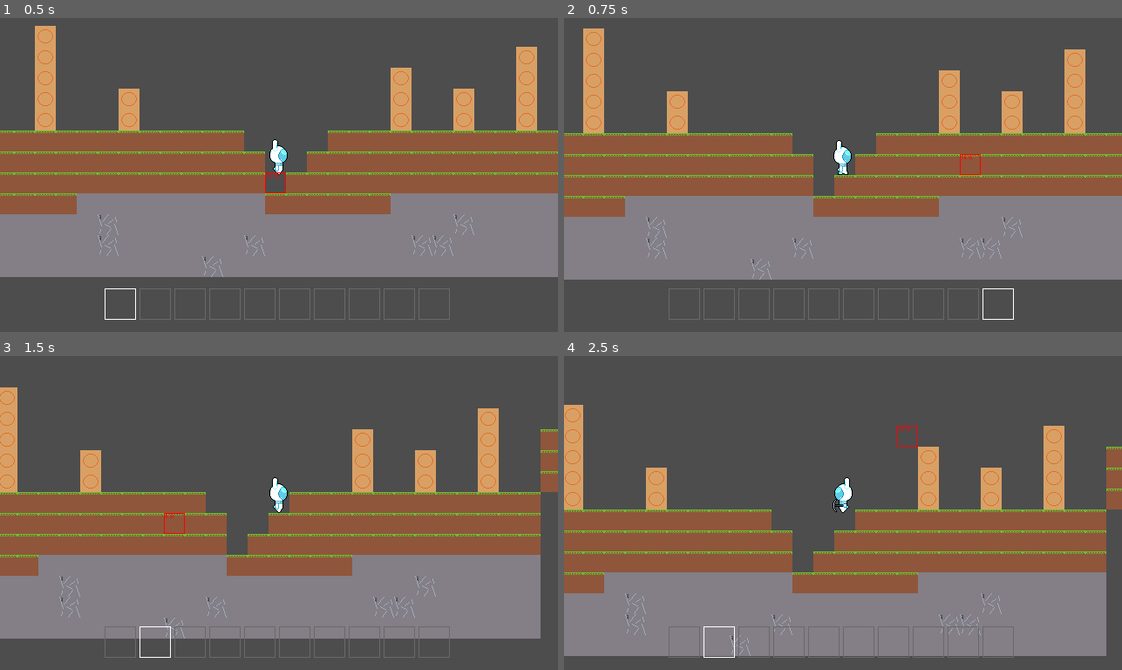
Above: before the commit, frames 1-4 (two rows, left to right).
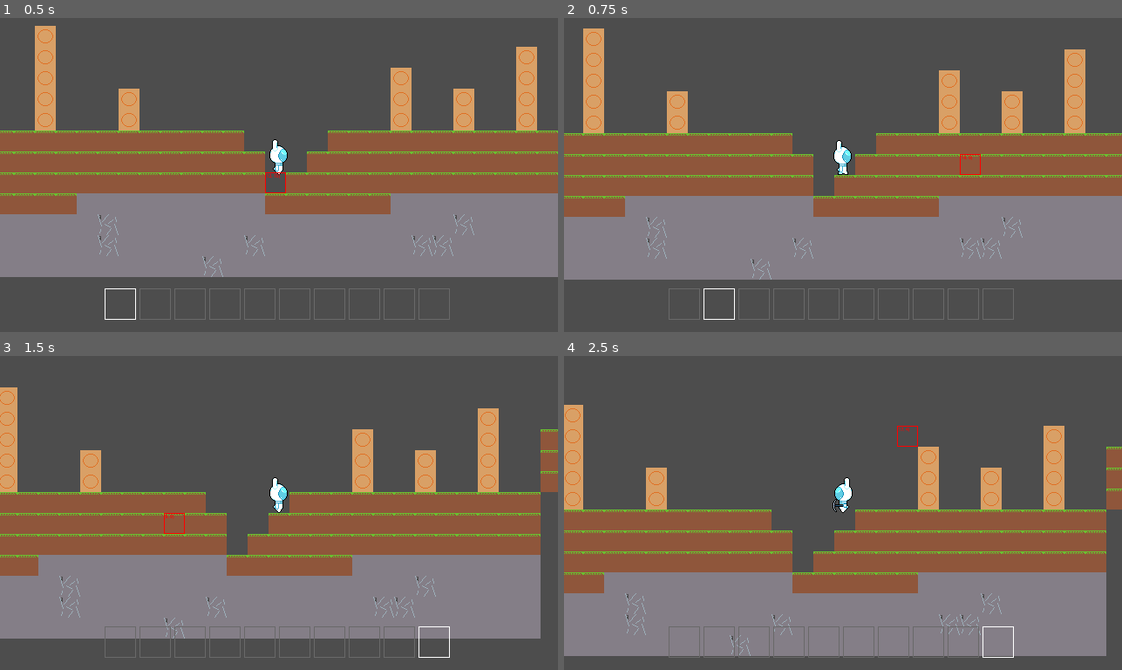
Above: after the commit, the same moments.

Repository: GriffinRio/Game-likeJam10
Game: Godot game, scene res://main.tscn
The game is run twice, just before and just after one commit, with the same random seed, the same clock (stepped at 60 frames per second) and the same inputs.
Inputs (mouse positions are in pixels of both pictures, inside the frame that each line leads up to):
- Up to frame 1 (0.5 s): no input
- Up to frame 2 (0.75 s): move the mouse to (965, 159) at 0.52 s; hold D (Move_Right) from 0.53 s (still down); hold Mouse wheel down (Switch_Item_Down) from 0.53 s (still down)
- Up to frame 3 (1.5 s): keep holding D (Move_Right); tap W (Jump) at 0.77 s; tap Mouse wheel up (Switch_Item_Up) at 0.8, 1.35 s; move the mouse to (167, 528) at 1.27 s; release Mouse wheel down (Switch_Item_Down) at 1.28 s
- Up to frame 4 (2.5 s): tap W (Jump) at 1.52 s; tap Mouse wheel down (Switch_Item_Down) at 1.55 s; move the mouse to (898, 443) at 2.02 s; release D (Move_Right) at 2.03 s; press the mouse at (898, 443) at 2.03 s; hold A (Move_Left) from 2.03 s (still down); tap Mouse wheel up (Switch_Item_Up) at 2.3 s

Frame 1 is identical in both runs. In frame 2, 0.1% of the frame differs, in the area x 25-81%, y 86-97%; in frame 3, 0.1%; in frame 4, 0.1%.

Commit message:
Flipped switching items to match minecraft

Diff:
--- a/gameLikeJam10/Characters/player.gd
+++ b/gameLikeJam10/Characters/player.gd
@@ -55,10 +55,10 @@
 # Handles switching hotbar equipped
 func _input(event: InputEvent) -> void:
 	if(event.is_action_pressed("Switch_Item_Up")):
-		inventory.change_equipped(1)
+		inventory.change_equipped(-1)
 		change_equipped.emit(inventory.equipped)
 	elif(event.is_action_pressed("Switch_Item_Down")):
-		inventory.change_equipped(-1)
+		inventory.change_equipped(1)
 		change_equipped.emit(inventory.equipped)
 
 ## Adds given item to player inventory
